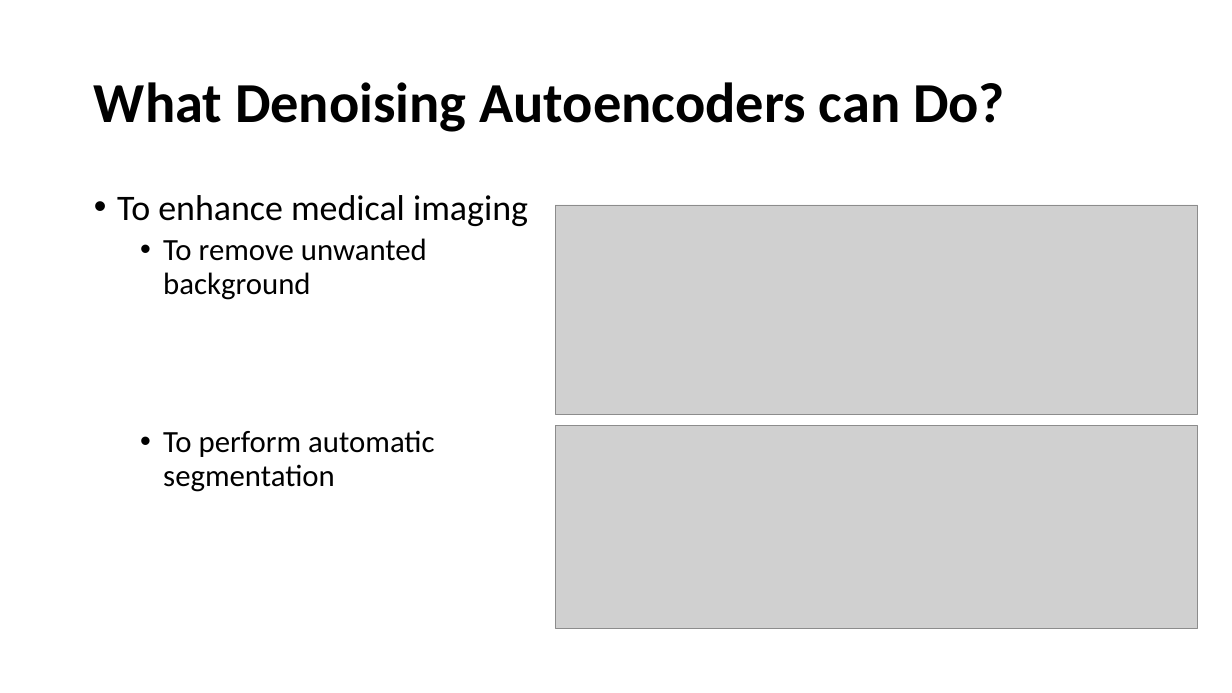
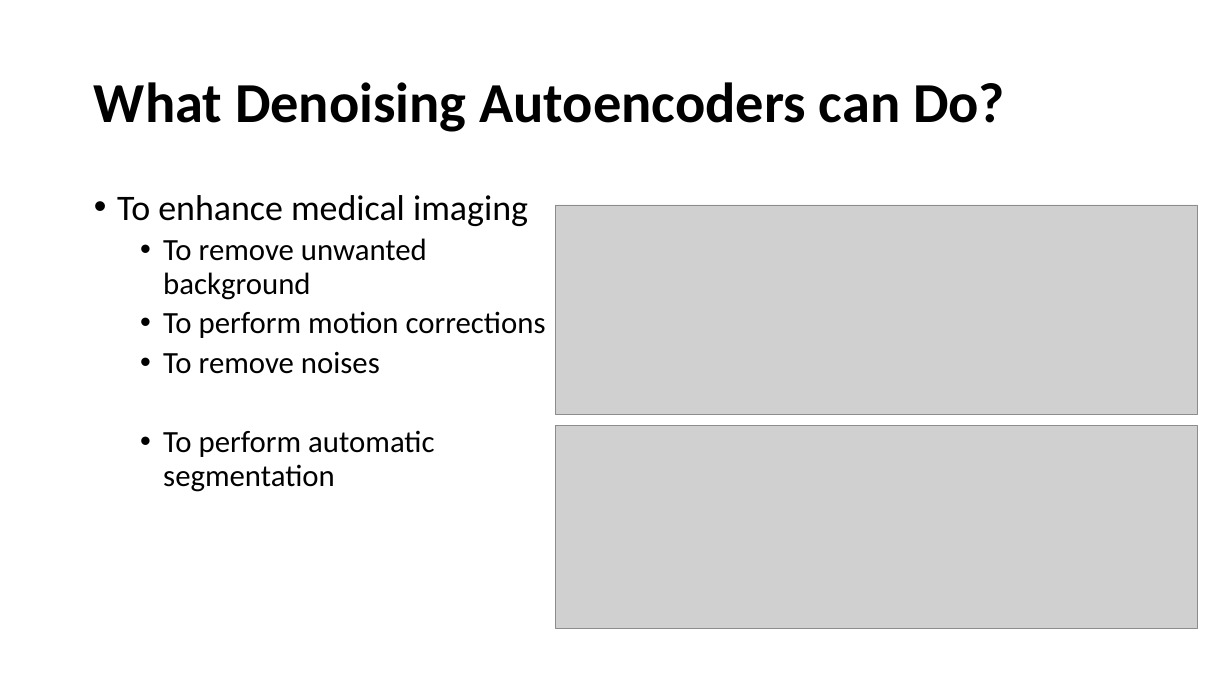
Before and after one commit to tingsyo/course_2020Q3_representation_learning, a slide deck: slide 12 of notebooks/05_Autoencoder_and_variations.pptx. Drawn at 1232x693 pixels with LibreOffice and Linux fonts; fonts in the diff are those of the drawing; grey boxes stand for pictures. Boxes give left, top, right and bottom in pixels: in the first picture for what was removed or moved away, otherwise in the second. Text is boxed around its words. In the diff, an @@ line names an element or a change of style, - is before the commit and + after.

Commit message:
- Updated slides

```diff
--- a/notebooks/05_Autoencoder_and_variations.pptx
+++ b/notebooks/05_Autoencoder_and_variations.pptx
@@ text at (163,311,546,374): paragraphs added @@
+  • To perform motion corrections
+  • To remove noises
```
Also in this commit, not shown: 2 other slides changed, 5 slides added.
